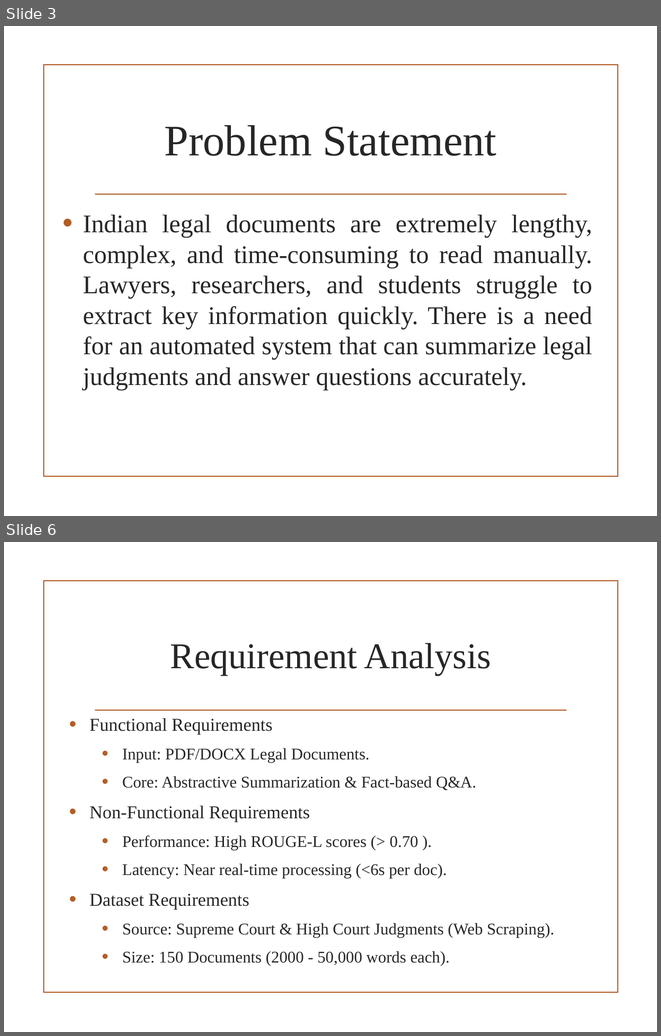
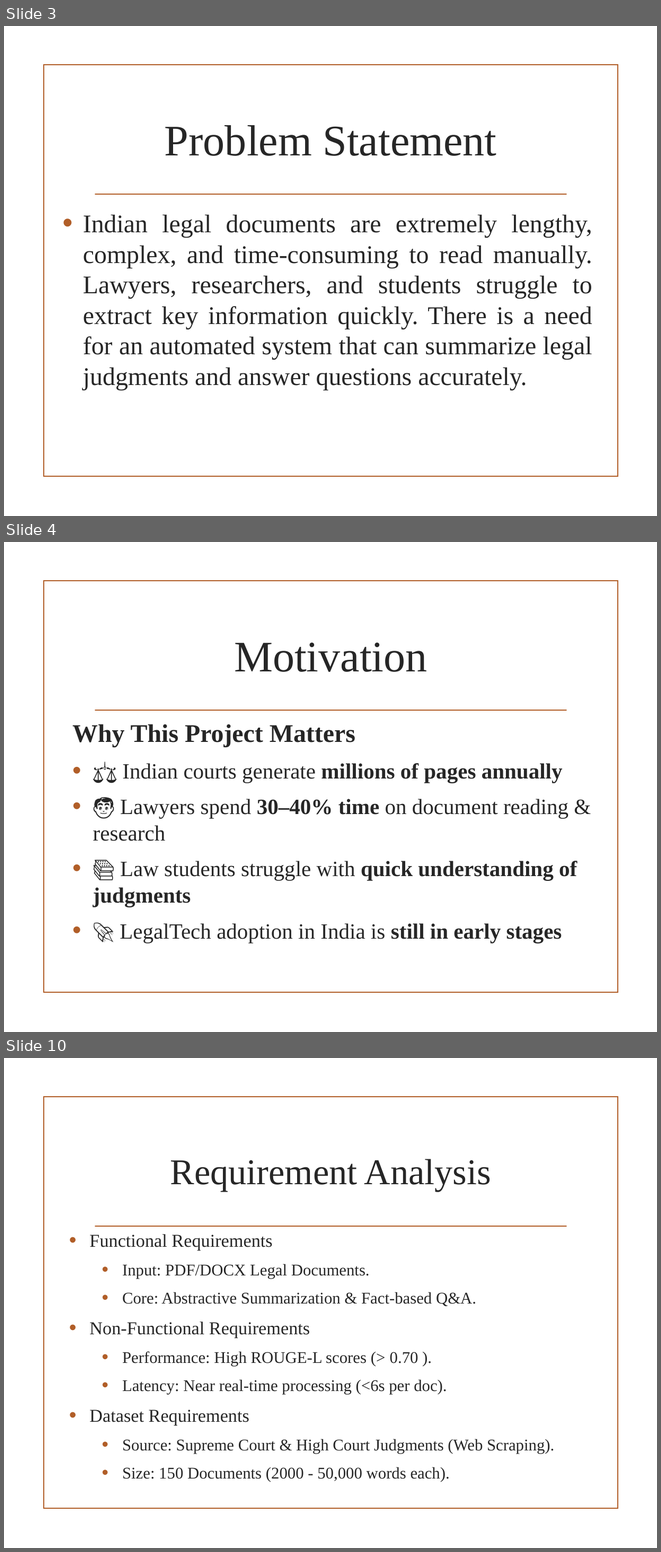
Before and after one commit to VedantKale106/B.Tech-Project-Files, a slide deck: PPT Review 1.pptx. Shown one above the other, each under a label of ours: slides 3 and 6 before the commit, slides 3, 4 and 10 after it; the slides between them are not shown. The pictures are 661x1036 and 661x1552 pixels, drawn with LibreOffice and Linux fonts; fonts in the diff are those of the drawing; background and template pictures are left out. Boxes give left, top, right and bottom in pixels: in the first picture for what was removed or moved away, otherwise in the second. Text is boxed around its words. In the diff, an @@ line names an element or a change of style, - is before the commit and + after.

```diff
--- a/PPT Review 1.pptx
+++ b/PPT Review 1.pptx
@@ slide 4 added at bbox=[4, 542, 657, 1032], background picture (left out); not listed: 2 template elements that a slide beside it also shows @@
@@ title added at bbox=[234, 642, 427, 672], 48 pt, text #262626 @@
+Motivation
@@ text added at bbox=[72, 724, 577, 942], 24 pt, text #262626 @@
+Why This Project Matters
+• ⚖ Indian courts generate millions of pages annually
+• 👨‍ Lawyers spend 30–40% time on document reading & research
+• 📚 Law students struggle with quick understanding of judgments
+• 🚀 LegalTech adoption in India is still in early stages
@@ what was slide 6 is now slide 10 @@
```
Also in this commit, not shown: 6 slides changed, 6 other slides added, 2 slides removed.
